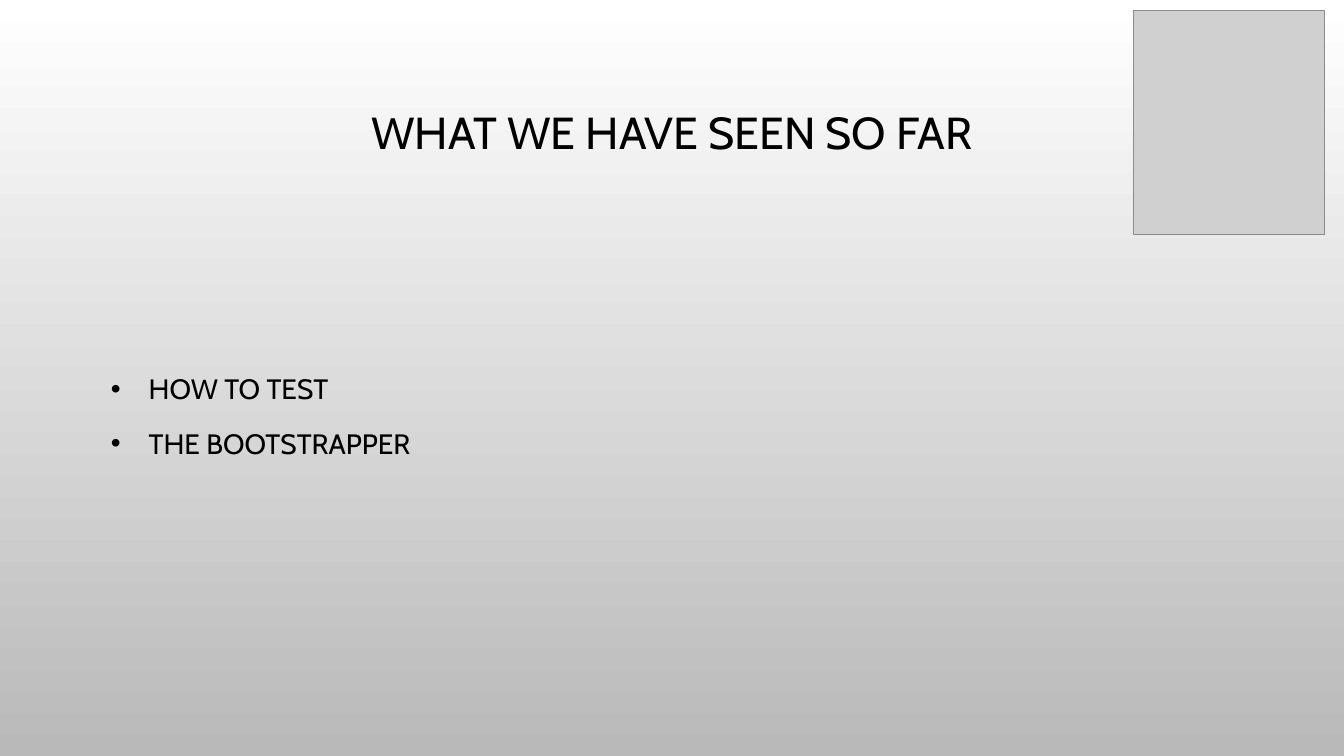
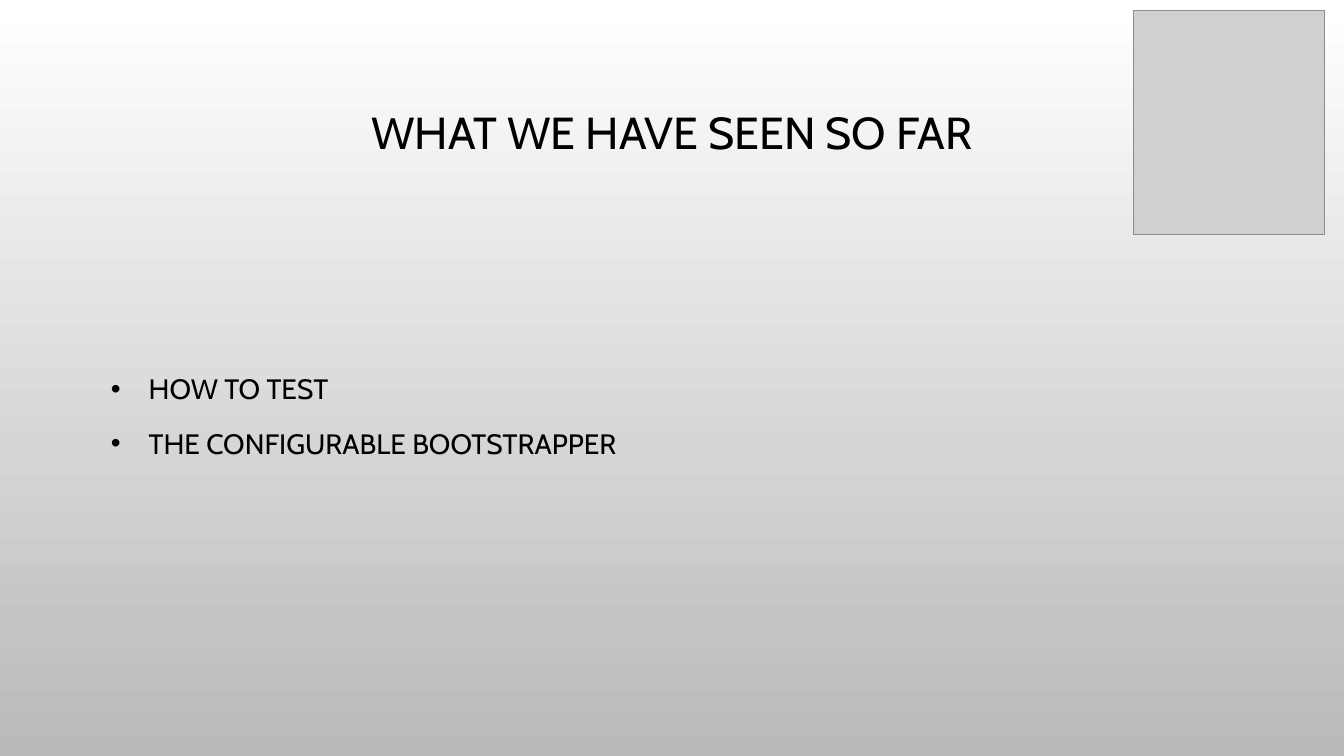
Before and after one commit to snavarropino/nancyFxSession, a slide deck: slide 11 of nancyFx.pptx. Drawn at 1344x756 pixels with LibreOffice and Linux fonts; fonts in the diff are those of the drawing; grey boxes stand for pictures; background and template pictures are left out. Boxes give left, top, right and bottom in pixels: in the first picture for what was removed or moved away, otherwise in the second. Text is boxed around its words. In the diff, an @@ line names an element or a change of style, - is before the commit and + after.

```diff
--- a/nancyFx.pptx
+++ b/nancyFx.pptx
@@ text at <box>149,434,616,455</box>: text changed @@
-• THE BOOTSTRAPPER
+• THE CONFIGURABLE BOOTSTRAPPER
```
Also in this commit, not shown: 2 other slides changed, 2 slides added, 21 other files.
